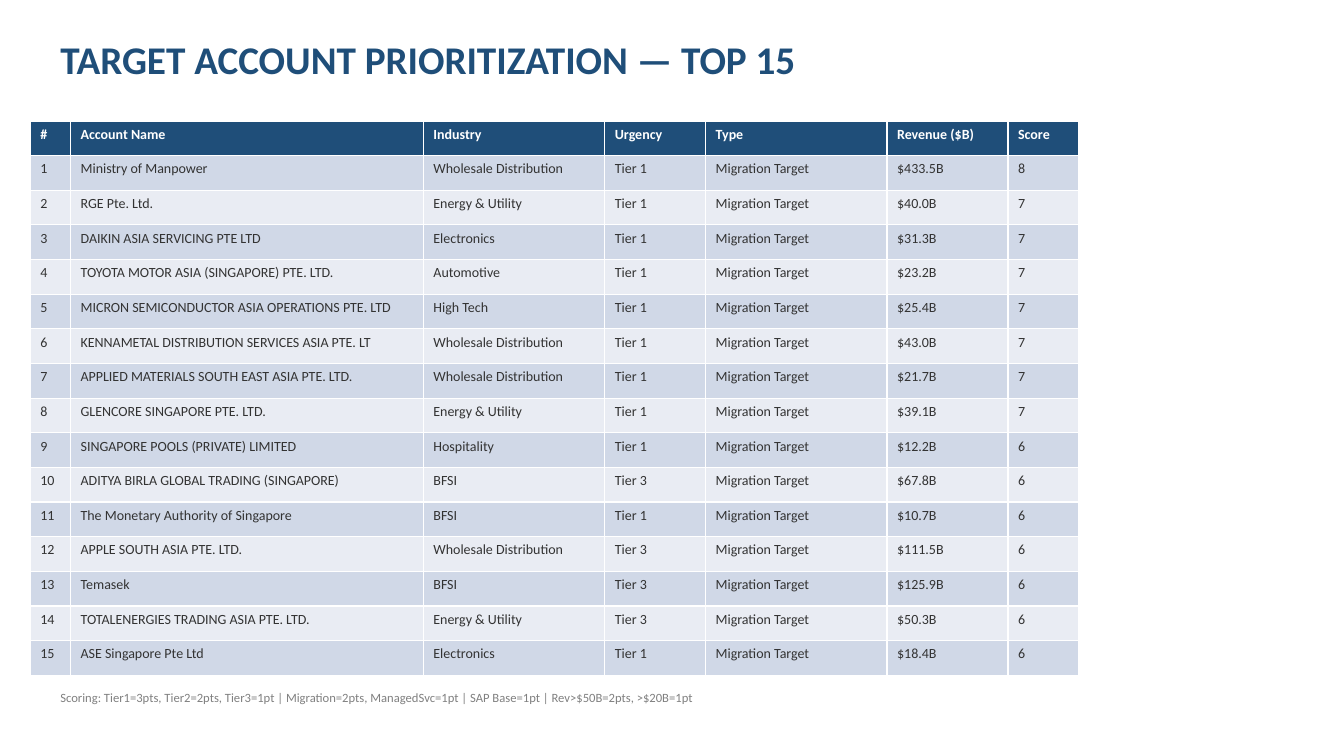
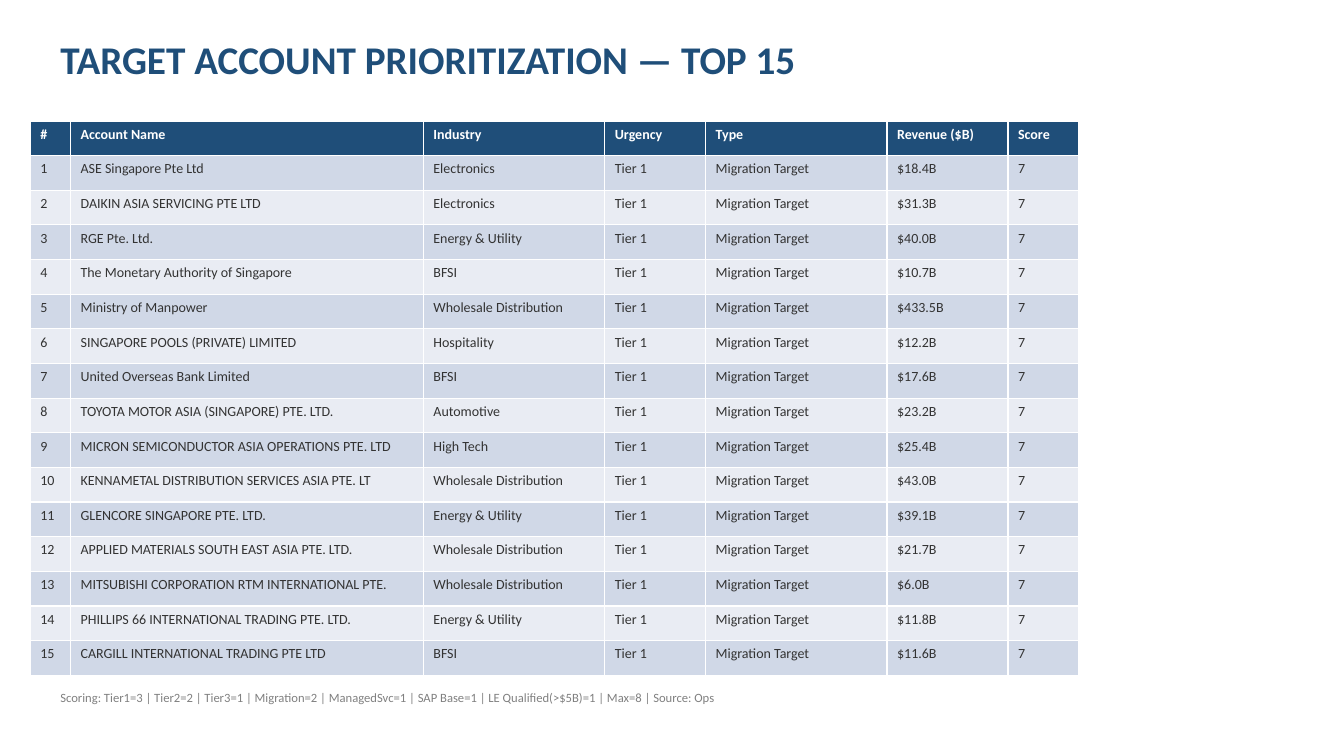
Before and after one commit to bhartiya75/ntt, a slide deck: slide 4 of backend/analysis/SG_GTM_Presentation.pptx. Drawn at 1344x756 pixels with LibreOffice and Linux fonts; fonts in the diff are those of the drawing. Boxes give left, top, right and bottom in pixels: in the first picture for what was removed or moved away, otherwise in the second. Text is boxed around its words. In the diff, an @@ line names an element or a change of style, - is before the commit and + after.

```diff
--- a/backend/analysis/SG_GTM_Presentation.pptx
+++ b/backend/analysis/SG_GTM_Presentation.pptx
@@ table at [30,121,1079,676] @@
-row 2: 1 | Ministry of Manpower | Wholesale Distribution | Tier 1 | Migration Target | $433.5B | 8
+row 2: 1 | ASE Singapore Pte Ltd | Electronics | Tier 1 | Migration Target | $18.4B | 7
-row 3: 2 | RGE Pte. Ltd. | Energy & Utility | Tier 1 | Migration Target | $40.0B | 7
+row 3: 2 | DAIKIN ASIA SERVICING PTE LTD | Electronics | Tier 1 | Migration Target | $31.3B | 7
-row 4: 3 | DAIKIN ASIA SERVICING PTE LTD | Electronics | Tier 1 | Migration Target | $31.3B | 7
+row 4: 3 | RGE Pte. Ltd. | Energy & Utility | Tier 1 | Migration Target | $40.0B | 7
-row 5: 4 | TOYOTA MOTOR ASIA (SINGAPORE) PTE. LTD. | Automotive | Tier 1 | Migration Target | $23.2B | 7
+row 5: 4 | The Monetary Authority of Singapore | BFSI | Tier 1 | Migration Target | $10.7B | 7
-row 6: 5 | MICRON SEMICONDUCTOR ASIA OPERATIONS PTE. LTD | High Tech | Tier 1 | Migration Target | $25.4B | 7
+row 6: 5 | Ministry of Manpower | Wholesale Distribution | Tier 1 | Migration Target | $433.5B | 7
-row 7: 6 | KENNAMETAL DISTRIBUTION SERVICES ASIA PTE. LT | Wholesale Distribution | Tier 1 | Migration Target | $43.0B | 7
+row 7: 6 | SINGAPORE POOLS (PRIVATE) LIMITED | Hospitality | Tier 1 | Migration Target | $12.2B | 7
-row 8: 7 | APPLIED MATERIALS SOUTH EAST ASIA PTE. LTD. | Wholesale Distribution | Tier 1 | Migration Target | $21.7B | 7
+row 8: 7 | United Overseas Bank Limited | BFSI | Tier 1 | Migration Target | $17.6B | 7
-row 9: 8 | GLENCORE SINGAPORE PTE. LTD. | Energy & Utility | Tier 1 | Migration Target | $39.1B | 7
+row 9: 8 | TOYOTA MOTOR ASIA (SINGAPORE) PTE. LTD. | Automotive | Tier 1 | Migration Target | $23.2B | 7
-row 10: 9 | SINGAPORE POOLS (PRIVATE) LIMITED | Hospitality | Tier 1 | Migration Target | $12.2B | 6
+row 10: 9 | MICRON SEMICONDUCTOR ASIA OPERATIONS PTE. LTD | High Tech | Tier 1 | Migration Target | $25.4B | 7
-row 11: 10 | ADITYA BIRLA GLOBAL TRADING (SINGAPORE) | BFSI | Tier 3 | Migration Target | $67.8B | 6
+row 11: 10 | KENNAMETAL DISTRIBUTION SERVICES ASIA PTE. LT | Wholesale Distribution | Tier 1 | Migration Target | $43.0B | 7
-row 12: 11 | The Monetary Authority of Singapore | BFSI | Tier 1 | Migration Target | $10.7B | 6
+row 12: 11 | GLENCORE SINGAPORE PTE. LTD. | Energy & Utility | Tier 1 | Migration Target | $39.1B | 7
-row 13: 12 | APPLE SOUTH ASIA PTE. LTD. | Wholesale Distribution | Tier 3 | Migration Target | $111.5B | 6
+row 13: 12 | APPLIED MATERIALS SOUTH EAST ASIA PTE. LTD. | Wholesale Distribution | Tier 1 | Migration Target | $21.7B | 7
-row 14: 13 | Temasek | BFSI | Tier 3 | Migration Target | $125.9B | 6
+row 14: 13 | MITSUBISHI CORPORATION RTM INTERNATIONAL PTE. | Wholesale Distribution | Tier 1 | Migration Target | $6.0B | 7
-row 15: 14 | TOTALENERGIES TRADING ASIA PTE. LTD. | Energy & Utility | Tier 3 | Migration Target | $50.3B | 6
+row 15: 14 | PHILLIPS 66 INTERNATIONAL TRADING PTE. LTD. | Energy & Utility | Tier 1 | Migration Target | $11.8B | 7
-row 16: 15 | ASE Singapore Pte Ltd | Electronics | Tier 1 | Migration Target | $18.4B | 6
+row 16: 15 | CARGILL INTERNATIONAL TRADING PTE LTD | BFSI | Tier 1 | Migration Target | $11.6B | 7
@@ text at [60,693,714,704]: text changed @@
-Scoring: Tier1=3pts, Tier2=2pts, Tier3=1pt | Migration=2pts, ManagedSvc=1pt | SAP Base=1pt | Rev>$50B=2pts, >$20B=1pt
+Scoring: Tier1=3 | Tier2=2 | Tier3=1 | Migration=2 | ManagedSvc=1 | SAP Base=1 | LE Qualified(>$5B)=1 | Max=8 | Source: Ops
```
Also in this commit, not shown: 8 other slides changed, 1 other file.
